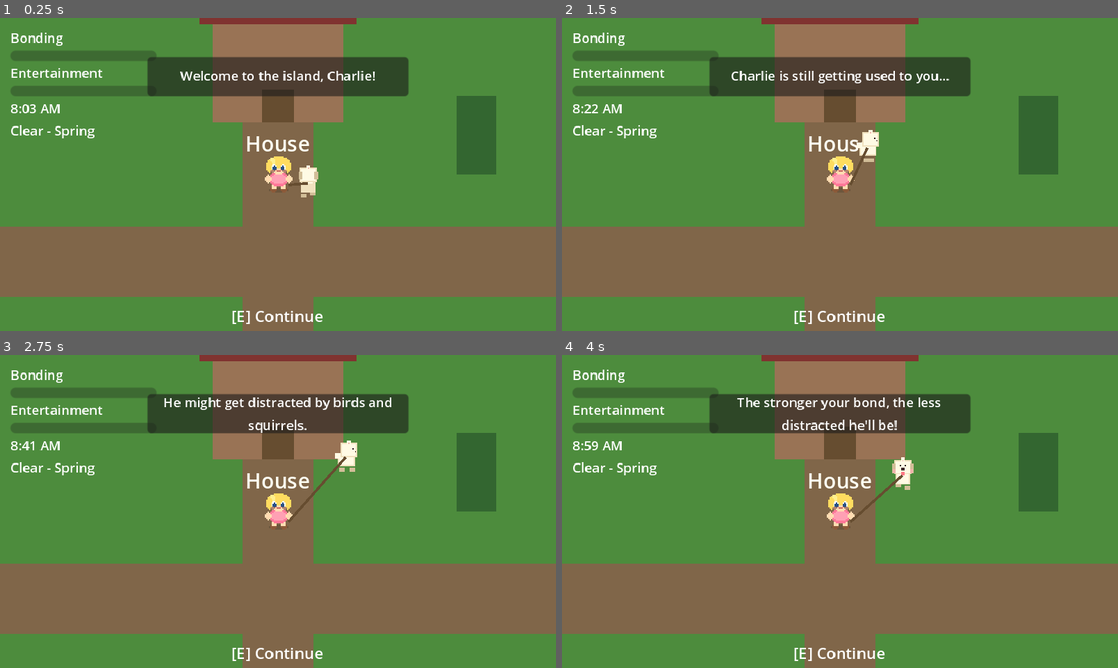
Above: before the commit, frames 1-4 (two rows, left to right).
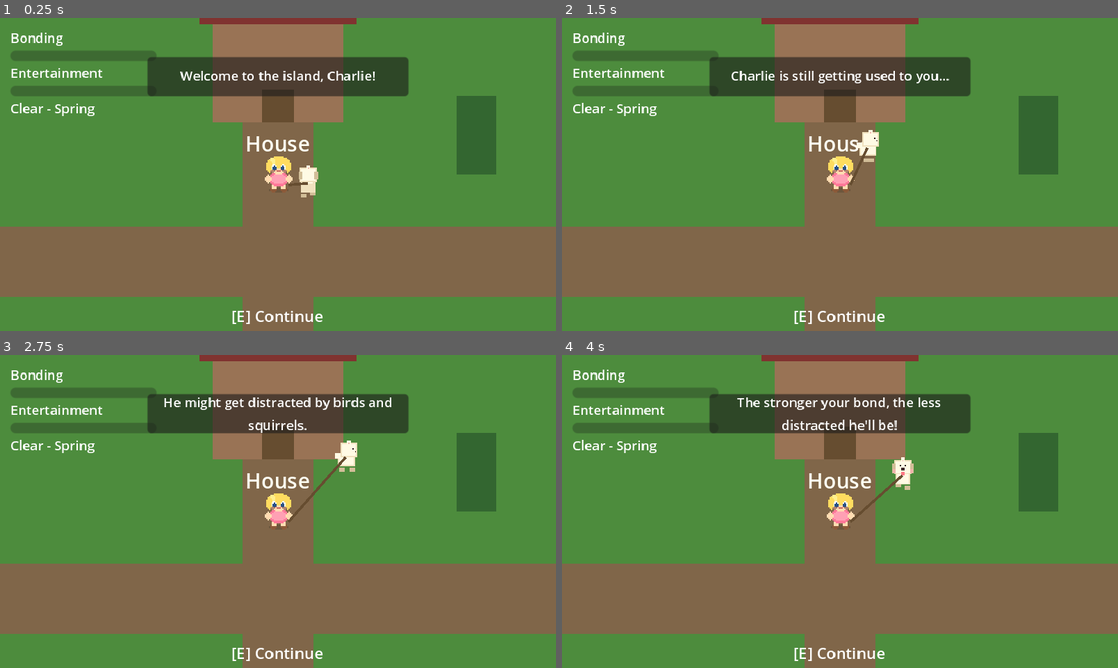
Above: after the commit, the same moments.

Repository: scs3jb/charliegotchi
Game: Godot game, scene res://scenes/Overworld.tscn
The game is run twice, just before and just after one commit, with the same random seed, the same clock (stepped at 60 frames per second) and the same inputs. This scene is started directly instead of the project's main scene.
Inputs:
- Up to frame 1 (0.25 s): no input
- Up to frame 2 (1.5 s): tap Enter at 0.5 s; hold D (move_right) 0.53-1.28 s; hold E (interact) 0.53-1.28 s; hold S (move_down) from 1.28 s (still down); tap E (interact) at 1.35 s
- Up to frame 3 (2.75 s): release S (move_down) at 2.03 s; hold D (move_right) from 2.03 s (still down); hold E (interact) from 2.03 s (still down)
- Up to frame 4 (4 s): release D (move_right) at 2.78 s; release E (interact) at 2.78 s; hold W (move_up) 2.78-3.53 s; tap E (interact) at 2.85 s; hold A (move_left) from 3.53 s (still down); hold E (interact) from 3.53 s (still down)

The runs differ from the first frame. In frame 1, 0.4% of the frame differs, in the area x 1-18%, y 27-39%; in frame 2, 0.4%; in frame 3, 0.4%; in frame 4, 0.5%, in the area x 1-46%, y 21-39%.

Commit message:
Adding time activated only when player first leaves the house, lengthen the day and adding to game state

Diff:
--- a/scripts/autoload/GameState.gd
+++ b/scripts/autoload/GameState.gd
@@ -214,8 +214,13 @@
 		feed_count = save_data.get("feed_count", 0)
 		pet_count = save_data.get("pet_count", 0)
 		fetch_success_count = save_data.get("fetch_success_count", 0)
-		current_day = save_data.get("current_day", 1)
-		current_hour = save_data.get("current_hour", 8.0)
+
+		if first_overworld_complete:
+			current_day = save_data.get("current_day", 1)
+			current_hour = save_data.get("current_hour", 8.0)
+		else:
+			current_day = 1
+			current_hour = 8.0
 
 		emit_signal("stats_changed")
 		print("Game loaded!")
--- a/scripts/autoload/TimeWeather.gd
+++ b/scripts/autoload/TimeWeather.gd
@@ -5,8 +5,10 @@
 enum Weather { CLEAR, RAIN, SNOW, STORM, WINDY }
 
 # Time settings
-var time_scale: float = 15.0  # 1 real second = 0.25 game minutes (day lasts ~96 real minutes)
+var day_time_scale: float = 7.5 # 1 real second = 0.125 game minutes (day lasts ~112 real minutes)
+var night_time_scale: float = 15.0 # 1 real second = 0.25 game minutes (night lasts ~40 real minutes)
 var is_time_paused: bool = false
+var time_active: bool = false
 
 # Current state
 var current_season: Season = Season.SPRING
@@ -25,14 +27,16 @@
 
 func _ready() -> void:
 	print("TimeWeather initialized")
+	is_time_paused = true
 	_update_ambient_light()
 
 func _process(delta: float) -> void:
-	if is_time_paused:
+	if is_time_paused or not GameState.first_overworld_complete:
 		return
 
 	# Advance time
-	GameState.current_hour += (delta * time_scale) / 60.0
+	var current_time_scale = day_time_scale if is_daytime() else night_time_scale
+	GameState.current_hour += (delta * current_time_scale) / 60.0
 
 	# Handle day rollover
 	if GameState.current_hour >= 24.0:
@@ -44,6 +48,12 @@
 
 	_update_ambient_light()
 	emit_signal("time_updated", GameState.current_hour)
+
+func start_time_for_overworld() -> void:
+	GameState.current_hour = 9.0
+	time_active = true
+	is_time_paused = false
+
 
 func _advance_day() -> void:
 	GameState.current_day += 1
@@ -132,6 +142,8 @@
 	_update_ambient_light()
 
 func get_time_string() -> String:
+	if not time_active:
+		return ""
 	var hour = int(GameState.current_hour)
 	var minute = int((GameState.current_hour - hour) * 60)
 	var am_pm = "AM" if hour < 12 else "PM"
@@ -154,3 +166,14 @@
 
 func is_snowing() -> bool:
 	return current_weather == Weather.SNOW
+
+func restore_time_state() -> void:
+	if GameState.first_overworld_complete:
+		time_active = true
+		is_time_paused = false
+	else:
+		time_active = false
+		is_time_paused = true
+
+	_update_ambient_light()
+	emit_signal("time_updated", GameState.current_hour)
--- a/scripts/scenes/Overworld.gd
+++ b/scripts/scenes/Overworld.gd
@@ -35,9 +35,6 @@
 	player.interact_pressed.connect(_on_interact_pressed)
 	TimeWeather.time_updated.connect(_on_time_updated)
 	TimeWeather.weather_changed.connect(_on_weather_changed)
-
-	# Resume time if paused
-	TimeWeather.resume_time()
 
 	# Initial update
 	_update_weather_display()
@@ -192,4 +189,5 @@
 	# Mark first overworld visit as complete
 	if not GameState.first_overworld_complete:
 		GameState.first_overworld_complete = true
+		TimeWeather.start_time_for_overworld()
 		GameState.save_game()
--- a/scripts/ui/HUD.gd
+++ b/scripts/ui/HUD.gd
@@ -14,6 +14,7 @@
 	GameState.stats_changed.connect(_on_stats_changed)
 	GameState.charlie_trust_unlocked.connect(_on_trust_unlocked)
 	TimeWeather.time_updated.connect(_on_time_updated)
+	_on_time_updated(0.0)
 
 	_update_stats_display()
 	hide_interaction_prompt()
@@ -36,7 +37,9 @@
 
 func _on_time_updated(_hour: float) -> void:
 	if time_label:
-		time_label.text = TimeWeather.get_time_string()
+		var time_string = TimeWeather.get_time_string()
+		time_label.text = time_string
+		time_label.visible = not time_string.is_empty()
 
 func _on_trust_unlocked() -> void:
 	show_message("Charlie now trusts you enough to explore outside!", 5.0)
--- a/scripts/ui/MainMenu.gd
+++ b/scripts/ui/MainMenu.gd
@@ -14,6 +14,7 @@
 
 func _on_continue_pressed() -> void:
 	if GameState.load_game():
+		TimeWeather.restore_time_state()
 		# Go to appropriate scene based on progress
 		match GameState.current_phase:
 			0:
